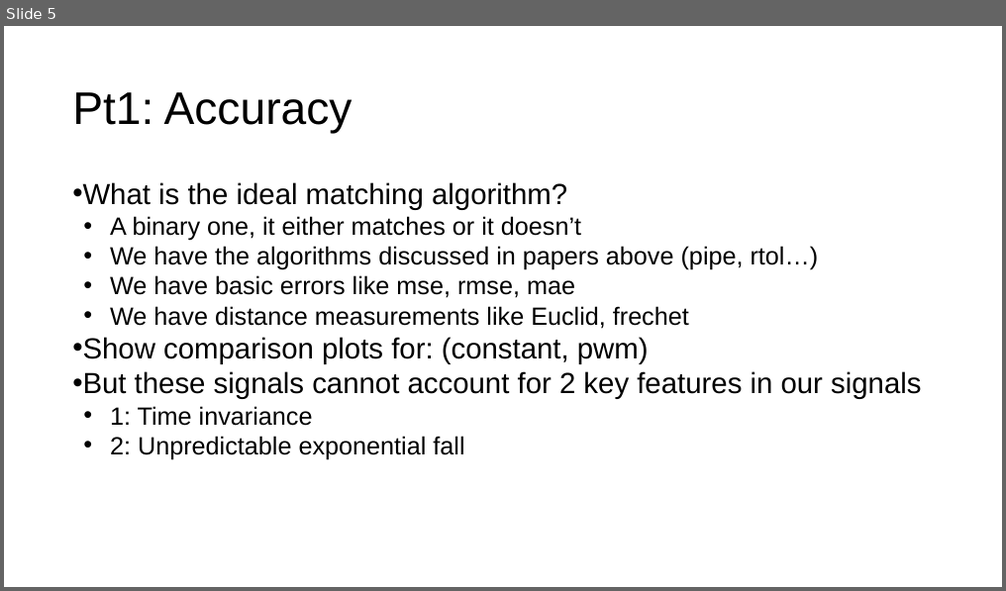
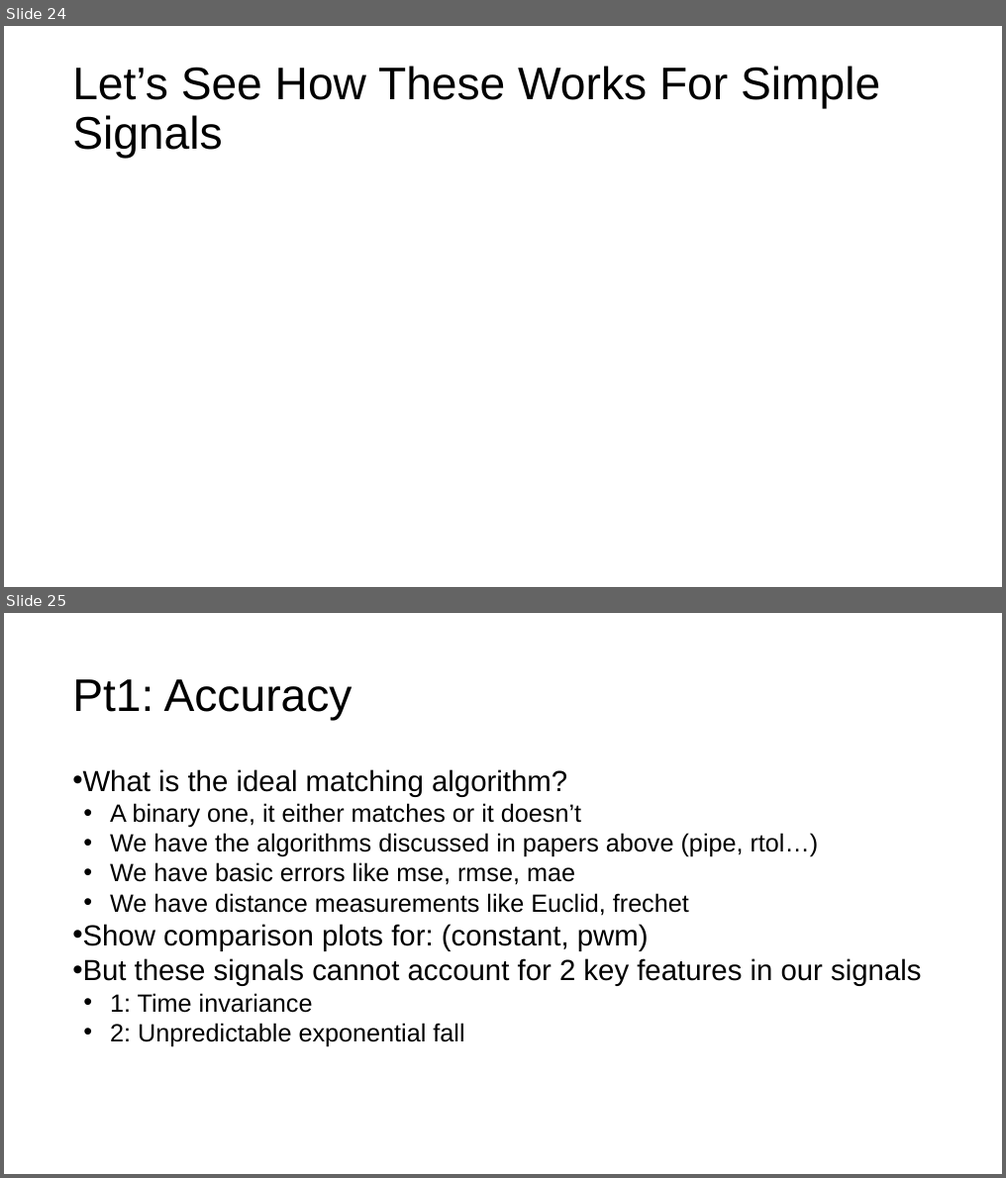
Before and after one commit to GNPower/TestpointDSL, a slide deck: Seminar Presentation/DSL for HIL Testing.pptx. Shown one above the other, each under a label of ours: slide 5 before the commit, slides 24 and 25 after it. The pictures are 1006x591 and 1006x1178 pixels, drawn with LibreOffice and Linux fonts; fonts in the diff are those of the drawing. Boxes give left, top, right and bottom in pixels: in the first picture for what was removed or moved away, otherwise in the second. Text is boxed around its words. In the diff, an @@ line names an element or a change of style, - is before the commit and + after.

```diff
--- a/Seminar Presentation/DSL for HIL Testing.pptx
+++ b/Seminar Presentation/DSL for HIL Testing.pptx
@@ slide 24 added at box(4, 26, 1002, 587), background #FFFFFF @@
@@ title added at box(72, 66, 880, 159), 44 pt, text #000000 @@
+Let’s See How These Works For Simple Signals
@@ what was slide 5 is now slide 25 @@
```
Also in this commit, not shown: 5 slides changed, 21 other slides added, 18 other files.
